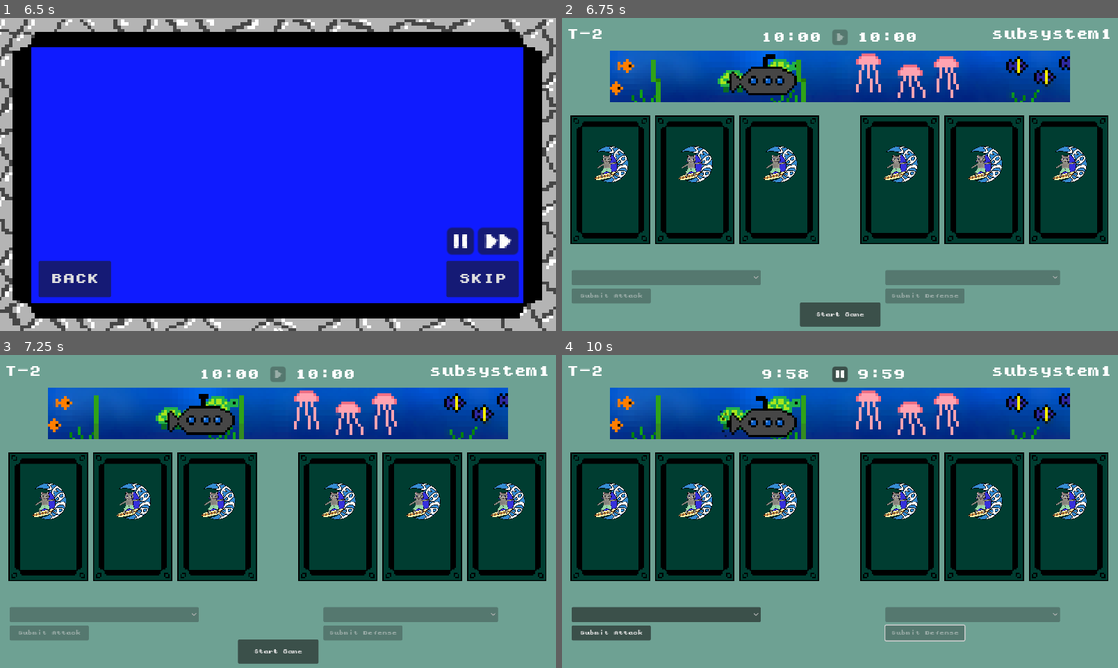
Above: before the commit, frames 1-4 (two rows, left to right).
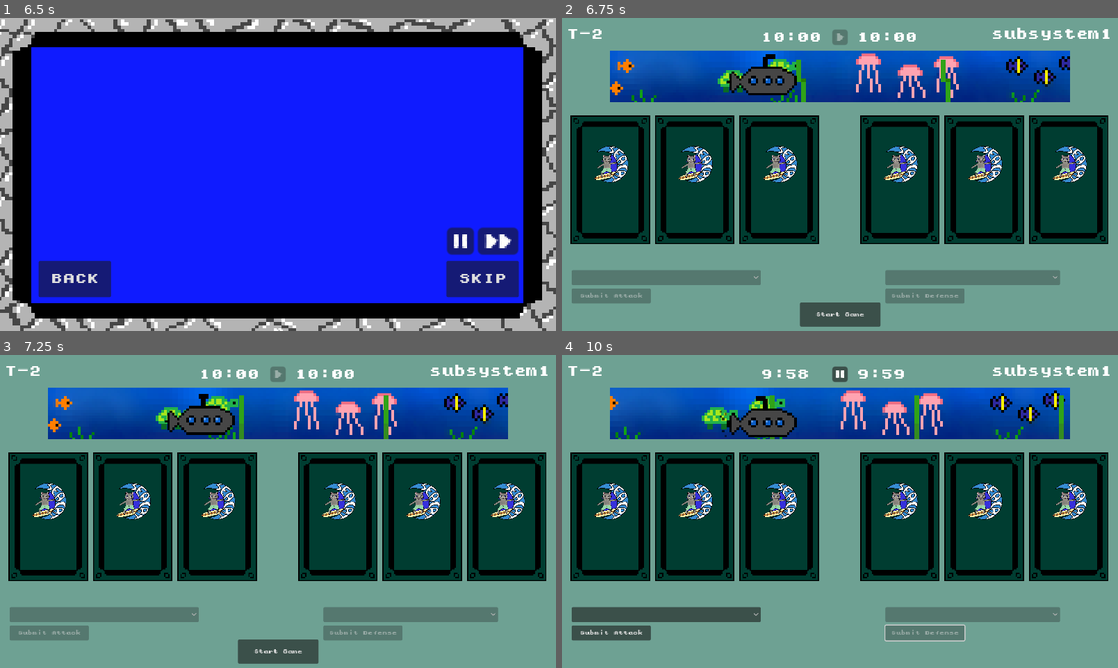
Above: after the commit, the same moments.

Repository: phan-andrew/demo3
Game: Godot game, scene res://game_scenes/start_screen/start_screen.tscn
Same seed, same stepped clock (60 frames per second), same inputs: the game is played once before the commit and once after it.
Inputs (mouse positions are in pixels of both pictures, inside the frame that each line leads up to):
- Up to frame 1 (6.5 s): click "Options" at 0.5 s; click "BACK" at 1.25 s; click "Play" at 2 s; click "BACK" at 2.75 s; click "Play" at 3.5 s; click "CONTINUE" at 4.25 s; click (272, 127) at 5.02 s; type "12" at 5.1 s; click "CONTINUE" at 5.75 s
- Up to frame 2 (6.75 s): click "SKIP" at 6.5 s
- Up to frame 3 (7.25 s): no input
- Up to frame 4 (10 s): click "Start Game" at 7.25 s; click "Submit Attack" at 8 s; click "Submit Defense" at 8.75 s; click "Start Next Phase" at 9.5 s

Frame 1 is identical in both runs. In frame 2, 0.3% of the frame differs, in the area x 16-70%, y 13-27%; in frame 3, 0.2%; in frame 4, 3.3%, in the area x 8-92%, y 10-27%.

Commit message:
fixed timeline movement

Diff:
--- a/game_scenes/game_screen/ParallaxLayer2.gd
+++ b/game_scenes/game_screen/ParallaxLayer2.gd
@@ -9,12 +9,13 @@
 
 # Called when the node enters the scene tree for the first time.
 func _ready():
-	initial_time = Mitre.timeline_dict[0][0]
+	initial_time = Mitre.timeline_dict[2][0]
 	for row in Mitre.timeline_dict:
-		var new_checkpoint = checkpoint.instantiate()
-		add_child(new_checkpoint)
-		new_checkpoint.position.x = 500 + (int(Mitre.timeline_dict[row][0]) - int(initial_time)) * 300
-		print(Mitre.timeline_dict[row][0])
+		if row > 1:
+			var new_checkpoint = checkpoint.instantiate()
+			add_child(new_checkpoint)
+			new_checkpoint.position.x = 500 + (int(Mitre.timeline_dict[row][0]) - int(initial_time)) * 300
+
 
 
 func _process(delta):
--- a/game_scenes/game_screen/checkpoint.tscn
+++ b/game_scenes/game_screen/checkpoint.tscn
@@ -1,10 +1,11 @@
-[gd_scene load_steps=19 format=3 uid="uid://ckro7775k25rt"]
+[gd_scene load_steps=20 format=3 uid="uid://ckro7775k25rt"]
 
 [ext_resource type="Script" path="res://game_scenes/game_screen/checkpoint.gd" id="1_a0ifi"]
 [ext_resource type="Texture2D" uid="uid://cbxy5iqvcmnil" path="res://images/UI_images/progress_bar/underwater/Left Seaweed.png" id="1_bkggd"]
 [ext_resource type="Texture2D" uid="uid://bp28eq7ykh7bp" path="res://images/UI_images/progress_bar/underwater/Mid Seaweed.png" id="2_b42bn"]
 [ext_resource type="Texture2D" uid="uid://cxtfqcx7g0h0j" path="res://images/UI_images/progress_bar/underwater/Right Seaweed.png" id="3_34dha"]
 [ext_resource type="Texture2D" uid="uid://cigqyagm26e1i" path="res://images/UI_images/progress_bar/air/hotair baloom.png" id="4_xq277"]
+[ext_resource type="Texture2D" path="res://images/UI_images/progress_bar/checkpoint/checkpoint_text.png" id="6_exw0o"]
 
 [sub_resource type="AtlasTexture" id="AtlasTexture_x4vnv"]
 atlas = ExtResource("1_bkggd")
@@ -118,3 +119,11 @@
 animation = &"hover"
 autoplay = "hover"
 frame_progress = 0.294785
+
+[node name="AnimationPlayer" type="AnimationPlayer" parent="."]
+
+[node name="Sprite2D" type="Sprite2D" parent="."]
+z_index = -1
+position = Vector2(100, 135)
+scale = Vector2(10, 10)
+texture = ExtResource("6_exw0o")
--- a/game_scenes/game_screen/game_screen.gd
+++ b/game_scenes/game_screen/game_screen.gd
@@ -16,7 +16,7 @@
 var playIcon = preload("res://images/UI_images/play_button.png")
 var pauseIcon = preload("res://images/UI_images/pause_button.png")
 var round = 1
-var starting_time = int(Mitre.timeline_dict[0][0])
+var starting_time = int(Mitre.timeline_dict[2][0])
 
 # Called when the node enters the scene tree for the first time.
 func _ready():
@@ -152,8 +152,9 @@
 	disable_attack_buttons(false)
 	$Timer_Label/pause.disabled = false
 	$Timer_Label.play = true
-	$timeline._progress((int(Mitre.timeline_dict[round][0]) - starting_time)*150)
-	starting_time = (int(Mitre.timeline_dict[round][0]))
+	$timeline._progress((int(Mitre.timeline_dict[round+2][0]) - starting_time)*150)
+	print((int(Mitre.timeline_dict[round+2][0]) - starting_time)*150)
+	starting_time = (int(Mitre.timeline_dict[round+2][0]))
 	$dropdown/attack_option.select(-1)
 	$dropdown/defend_option.select(-1)
 
Not shown: 2 places in game_scenes/game_screen/game_screen.tscn that only renumber resources
Not shown: 1 places in game_scenes/game_screen/timeline.tscn that only renumber resources
Not shown: 1 places in game_scenes/options_screen/options_screen.tscn that only renumber resources
Not shown: 1 places in game_scenes/prompts_screen/starting_prompts.tscn that only renumber resources
Not shown: 1 places in game_scenes/start_screen/start_screen.tscn that only renumber resources
